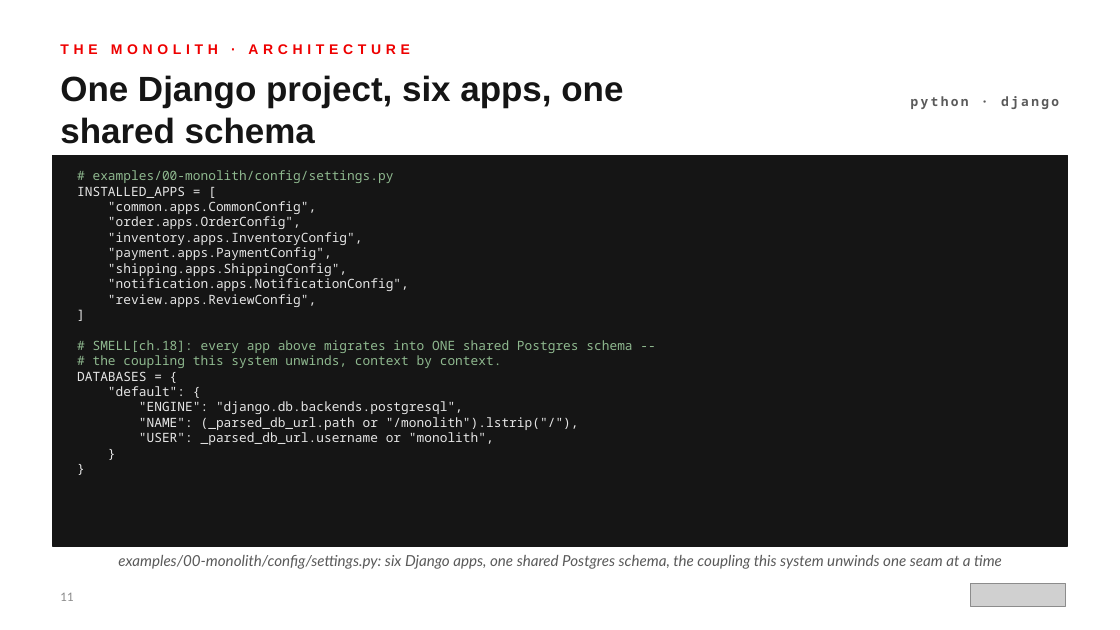
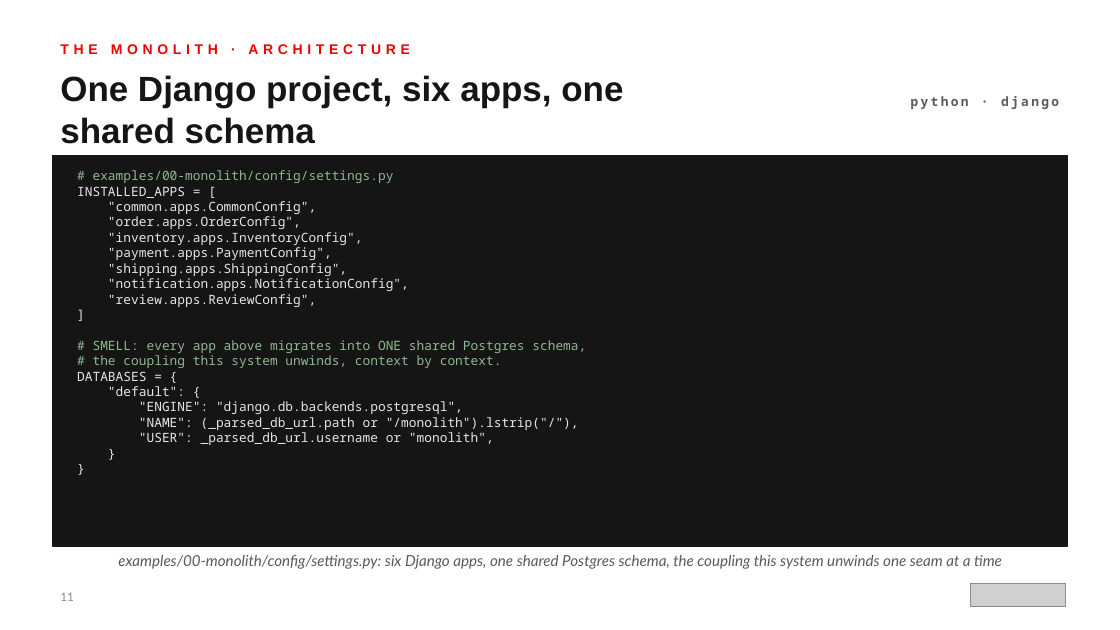
Before and after one commit to patterncatalyst/modernizing-enterprise-applications-python, a slide deck: slide 11 of presentation/lgtm-presentation/Modernizing-201.pptx. Drawn at 1120x630 pixels with LibreOffice and Linux fonts; fonts in the diff are those of the drawing; grey boxes stand for pictures. Boxes give left, top, right and bottom in pixels: in the first picture for what was removed or moved away, otherwise in the second. Text is boxed around its words. In the diff, an @@ line names an element or a change of style, - is before the commit and + after.

```diff
--- a/presentation/lgtm-presentation/Modernizing-201.pptx
+++ b/presentation/lgtm-presentation/Modernizing-201.pptx
@@ text at box(77, 170, 586, 445): text changed @@
-# examples/00-monolith/config/settings.py
-INSTALLED_APPS = [
-"common.apps.CommonConfig",
-"order.apps.OrderConfig",
-"inventory.apps.InventoryConfig",
-"payment.apps.PaymentConfig",
-"shipping.apps.ShippingConfig",
-"notification.apps.NotificationConfig",
-"review.apps.ReviewConfig",
-]
-# SMELL[ch.18]: every app above migrates into ONE shared Postgres schema --
-# the coupling this system unwinds, context by context.
-DATABASES = {
-"default": {
-"ENGINE": "django.db.backends.postgresql",
-"NAME": (_parsed_db_url.path or "/monolith").lstrip("/"),
-"USER": _parsed_db_url.username or "monolith",
-}
-}
+# examples/00-monolith/config/settings.py
+INSTALLED_APPS = [
+"common.apps.CommonConfig",
+"order.apps.OrderConfig",
+"inventory.apps.InventoryConfig",
+"payment.apps.PaymentConfig",
+"shipping.apps.ShippingConfig",
+"notification.apps.NotificationConfig",
+"review.apps.ReviewConfig",
+]
+# SMELL: every app above migrates into ONE shared Postgres schema,
+# the coupling this system unwinds, context by context.
+DATABASES = {
+"default": {
+"ENGINE": "django.db.backends.postgresql",
+"NAME": (_parsed_db_url.path or "/monolith").lstrip("/"),
+"USER": _parsed_db_url.username or "monolith",
+}
+}
```
Also in this commit, not shown: 2 other slides changed, 2 other files.
